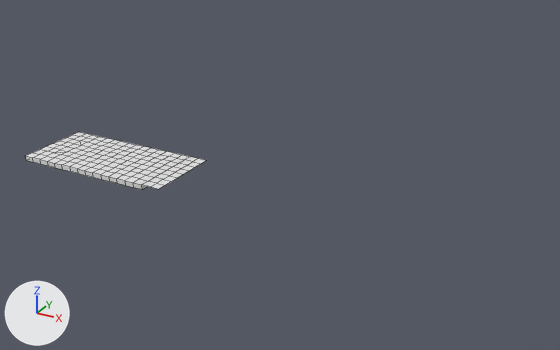
What one commit did to the FBX model Content/Placeable/RoadModule/D1/SM_RoadModule_D1.fbx.
Camera for both pictures: a camera (50 mm lens) standing at (58.7, -56.3, 30.3) and looking at (24.0, 6.8, -1.3). The lights are fixed; the arrows at lower left show +X, +Y and +Z. Mesh edges are drawn as thin lines. Where no turn or scale is listed for an object, it has been applied to the vertices. Vertices at the same position are counted once.

Names of what the first picture shows: 'Road'.
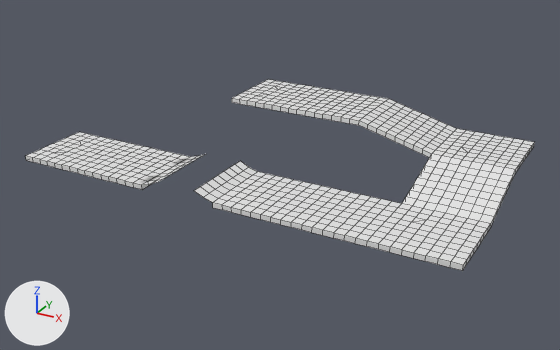
What differs and where, as boxes (x1, y1, x2, y2) in the pictures (560 x 350 px; the box of a moved part takes in the faces that stretch with it):
'Road', reshaped (181% wider, 227% taller): before (26, 132, 206, 190); after (26, 79, 534, 271)
part 1 of me_transform5_005, added: after (194, 79, 534, 271)
part 2 of me_transform5_005, moved or reshaped: before (142, 157, 206, 189); after (142, 154, 205, 185)

Edits to the bpy script that builds the scene:
```text
Change me_transform5_005:
    used by ob_road; location = (0.0, 0.0, 0.0)
    remove me_transform5_005.from_pydata(...)  # 204 vertices, 178 faces; spans x 0.0..17.0, y -4.0..4.0, z -0.5..0.0
    add me_transform5_005.from_pydata(...)  # 924 vertices, 826 faces; spans x 0.0..46.0, y -4.0..19.7, z -0.5..4.1
    me_transform5_005 part 1: a new loose piece of 719 vertices spanning x 15.3..46.0, y -4.0..19.7, z -0.5..4.1, in mat_masked (its picture is missing)
    me_transform5_005 part 2
    9 vertices in x 16.0, y -4.0..4.0, z 0.0 move by (0.0, 0.0, 0.3)
    9 vertices in x 17.0, y -4.0..4.0, z 0.0 move by (0.0, 0.0, 0.7)
```
